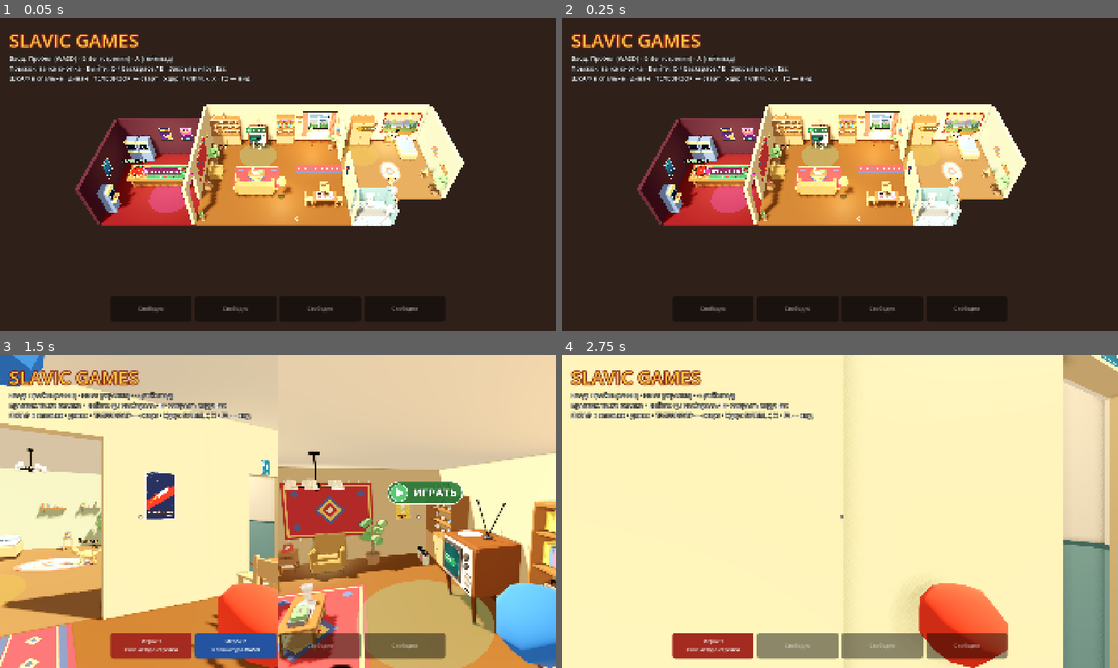
Above: before the commit, frames 1-4 (two rows, left to right).
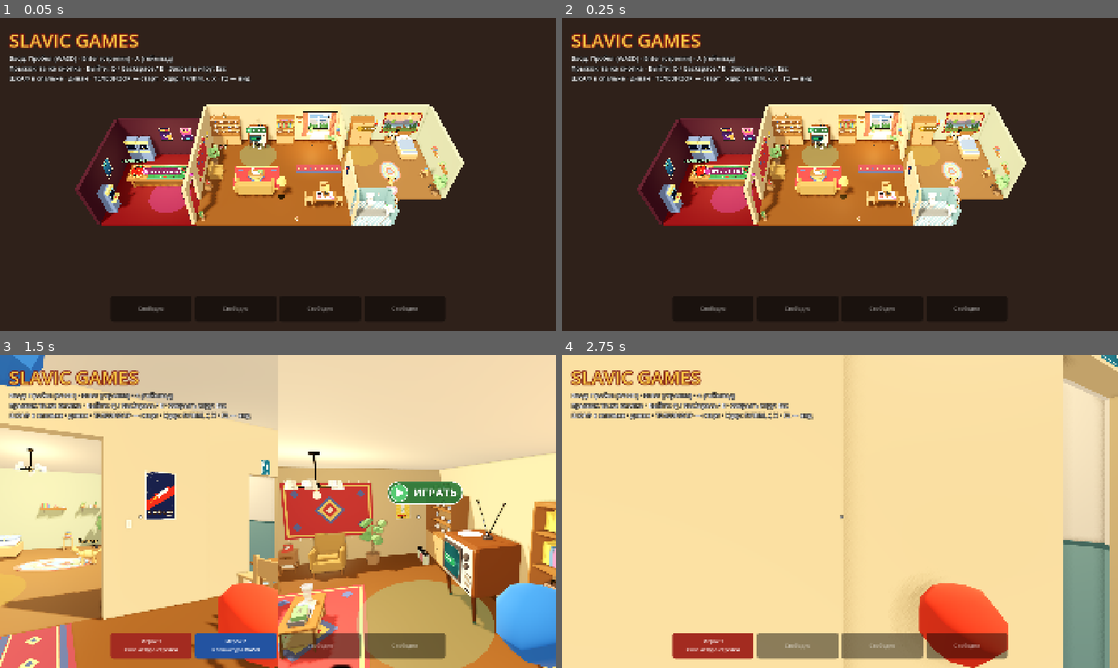
Above: after the commit, the same moments.

Repository: Gabrie1code/slavic-games
Game: Godot game, scene res://scenes/lobby/local_lobby.tscn
Same seed, same stepped clock (60 frames per second), same inputs: the game is played once before the commit and once after it. Sound files missing from this copy of the repository are replaced by a short silence.
Inputs (mouse positions are in pixels of both pictures, inside the frame that each line leads up to):
- Up to frame 1 (0.05 s): no input
- Up to frame 2 (0.25 s): no input
- Up to frame 3 (1.5 s): tap Enter (menu_arrow_confirm) at 0.5 s; move the mouse to (400, 495) at 0.52 s; hold Right (menu_arrow_right) 0.53-1.28 s; tap Keypad Enter at 0.6 s; click (400, 495) at 0.67 s; tap Space at 0.77, 1.07 s; move the mouse to (250, 511) at 1.27 s; hold Up (menu_arrow_up) from 1.28 s (still down); tap E at 1.35 s
- Up to frame 4 (2.75 s): keep holding Up (menu_arrow_up); tap Space at 1.52, 1.82 s; move the mouse to (851, 505) at 2.02 s; tap Q at 2.1 s

The runs differ from the first frame. In frame 1, 15% of the frame differs, in the area x 13-84%, y 27-67%; in frame 2, 14%; in frame 3, 28%; in frame 4, 80%, in the area x 0-100%, y 0-100%.

Commit message:
Лобби: свет по времени суток — днём лампы выключены (можно включить), вечером горят (можно выключить на время); люстры с выключателями, ночник на ПКМ, солнце вечером слабее
Co-Authored-By: Claude Opus 5.5 <noreply@anthropic.com>
Claude-Session: https://claude.ai/code/session_01D8uwbRJurrt4bqrYm2joHC

Diff:
--- a/scenes/lobby/apartment.gd
+++ b/scenes/lobby/apartment.gd
@@ -57,8 +57,9 @@
 const RUBGAME_ZONE := Vector3(-7.9, 0, 1.45)
 const PHONE_TABLE_POS := Vector3(-5.55, 0, 0.85)
 const LAMP_ENERGY := 1.3
-const LAMP_BACK := 8.0
-const LAMP_FADE := 1.5
+## Выключатели люстр — на перегородке у двери в спальню (со стороны гостиной и спальни).
+const LIVING_SWITCH := Vector3(PARTITION_X - 0.09, 1.25, 0.15)
+const BEDROOM_SWITCH := Vector3(PARTITION_X + 0.09, 1.25, 0.15)
 const SPAWNS: Array[Vector3] = [
 	Vector3(-0.3, 0.3, -1.2), Vector3(0.9, 0.3, -1.2),
 	Vector3(-0.3, 0.3, -2.4), Vector3(0.9, 0.3, -2.4),
@@ -76,12 +77,15 @@
 var seats: Array[Dictionary] = []
 ## Стол рулетки (крутится сам каждые 20 секунд).
 var rubgame_table: RubgameTable
-## Граммофон (играет три ноты) и торшер (включается; повалили — гаснет).
+## Граммофон (играет три ноты) и торшер (повалили — гаснет).
 var gramophone: Tippable
 var floor_lamp: Tippable
-## Торшер включён (горит, только пока стоит на месте). Выключили кнопкой — через LAMP_BACK сек
-## сам включается и плавно разгорается (как восстанавливается разбитая посуда).
-var lamp_on := true
+## Свет зависит от времени суток (LobbyLamp): днём не горит, вечером горит; кнопкой — наоборот
+## на 20 сек. Торшер, ночник и люстры (у люстр — выключатели на стене: {"lamp", "switch"}).
+var floor_lamp_light: LobbyLamp
+var night_lamp_light: LobbyLamp
+var chandeliers: Array[Dictionary] = []
+var window_view: WindowView
 ## Тумбочка в спальне: ящик с баллончиком.
 var nightstand: Nightstand
 ## Дисковый телефон (гостиная, у двери в игровую) и кот.
@@ -94,16 +98,12 @@
 ## Пульт от телевизора (лежит на диване, его можно взять и бросить).
 var tv_remote: TvRemote
 
-var _lamp_light: OmniLight3D
-var _lamp_glow: MeshInstance3D
-var _lamp_glow_mat: StandardMaterial3D
-var _lamp_level := 1.0 # 0 — не горит, 1 — горит в полную силу
-var _lamp_back_at := 0.0
-## Ночник на тумбочке в спальне: горит всегда; разбили — не светит, пока не восстановится.
-var _night_lamp: Breakable
-var _night_light: OmniLight3D
-var _night_bulb_mat: StandardMaterial3D
+## Ночник на тумбочке в спальне; разбили — не светит, пока не восстановится.
+var night_lamp: Breakable
 var _night_bulb: MeshInstance3D
+## Солнце в комнате (DirectionalLight лобби): вечером слабее, чтобы был виден свет ламп.
+var _sun: DirectionalLight3D
+var _sun_energy := 1.0
 var _time := 0.0
 ## Модель окна гостиной (у неё прячем «небо», чтобы видеть вид за проёмом).
 var _last_window: Node3D
@@ -272,7 +272,7 @@
 	_place(_model("wall_carpet"), Vector3(LEFT_X + 0.08, 0.85, -0.3)).rotation_degrees.y = 90.0
 	floor_lamp = _tippable("floor_lamp", Vector3(0.5, 1.75, 0.5), 0.88, Vector3(-1.0, 0, 1.45), 6.0)
 	_build_lamp_light()
-	_no_shadow(_place(_model("chandelier"), Vector3(-2.4, 0, -0.6))) # странная тень на полу
+	_chandelier(Vector3(-2.4, 0, -0.6), LIVING_SWITCH, -PI / 2)
 
 	# Обеденный стол у перегородки: варенье, ваза, книги; стулья и табурет падают.
 	var dining := Vector3(1.6, 0, 2.0)
@@ -308,7 +308,7 @@
 	nightstand = Nightstand.new()
 	nightstand.position = stand_pos
 	add_child(nightstand)
-	_night_lamp = _breakable("table_lamp", stand_pos + Vector3(0, 0.6, 0),
+	night_lamp = _breakable("table_lamp", stand_pos + Vector3(0, 0.6, 0),
 		[Color("2a7040"), Color("c0a050")], 0.4)
 	_build_night_light()
 	_place(_model("floor_rug_oval"), Vector3(6.3, 0.005, -0.8)).rotation_degrees.y = 90.0
@@ -316,89 +316,90 @@
 	_tippable("stool", Vector3(0.36, 0.47, 0.36), 0.24, Vector3(8.4, 0, -0.4), 2.0)
 	_breakable("book_stack_tall", Vector3(8.4, 0.47, -0.4),
 		[Color("992018"), Color("cc9918"), Color("26262e"), Color("4d8c99")], 0.4)
-	_no_shadow(_place(_model("chandelier"), Vector3(6.2, 0, -1.4)))
+	_chandelier(Vector3(6.2, 0, -1.4), BEDROOM_SWITCH, PI / 2)
 
 
 func _process(delta: float) -> void:
 	_time += delta
-	# Задели торшер (даже чуть сдвинули) — он гаснет, как от кнопки, и загорается только через
-	# LAMP_BACK сек после того, как встал на место. Раньше от толчка свет мигал и вспыхивал.
-	if not floor_lamp.is_at_home():
-		lamp_on = false
-		_lamp_back_at = _time + LAMP_BACK
-	elif not lamp_on and _time >= _lamp_back_at:
-		lamp_on = true
-	# Гаснет сразу, разгорается плавно.
-	var target := 1.0 if lamp_on else 0.0
-	if target < _lamp_level:
-		_lamp_level = target
-	else:
-		_lamp_level = move_toward(_lamp_level, target, delta / LAMP_FADE)
-	_lamp_light.light_energy = LAMP_ENERGY * _lamp_level
-	_lamp_light.visible = _lamp_level > 0.01
-	_lamp_glow_mat.albedo_color = Color(0.3, 0.27, 0.22).lerp(Color(1.0, 0.92, 0.7), _lamp_level)
-	var night_lit := not _night_lamp.is_broken()
-	_night_light.visible = night_lit
-	# Разбитый ночник — лампочки нет совсем (раньше в воздухе оставался серый кружок).
-	_night_bulb.visible = night_lit
-
-
-## Торшер горит в полную силу (только тогда его можно выключить).
-func lamp_lit() -> bool:
-	return _lamp_level > 0.99
-
-
-## Выключить торшер кнопкой: гаснет и через LAMP_BACK сек плавно загорается снова.
-func turn_off_lamp() -> void:
-	lamp_on = false
-	_lamp_back_at = _time + LAMP_BACK
+	var dark := window_view.is_dark()
+	# Торшер горит, только пока стоит на месте; ночник — пока не разбит.
+	floor_lamp_light.update(delta, dark, floor_lamp.is_at_home())
+	var night_ok := not night_lamp.is_broken()
+	night_lamp_light.update(delta, dark, night_ok)
+	_night_bulb.visible = night_ok # разбитый — без «висящей в воздухе» лампочки
+	for chandelier in chandeliers:
+		(chandelier["lamp"] as LobbyLamp).update(delta, dark, true)
+	# Солнце в комнате вечером и ночью слабее (но не до темноты — играть должно быть видно).
+	if _sun == null:
+		_sun = get_parent().get_node_or_null("Sun") as DirectionalLight3D
+		_sun_energy = _sun.light_energy if _sun else 1.0
+	if _sun:
+		_sun.light_energy = _sun_energy * lerpf(0.4, 1.0, window_view.daylight())
 
 
 ## Лампочка под зелёным абажуром ночника.
 func _build_night_light() -> void:
-	_night_light = OmniLight3D.new()
-	_night_light.light_color = Color(1.0, 0.82, 0.55)
-	_night_light.light_energy = 0.9
-	_night_light.omni_range = 2.6
-	_night_light.position = Vector3(0, 0.3, 0)
-	_night_lamp.add_child(_night_light)
+	var light := _warm_light(0.9, 2.6, Vector3(0, 0.3, 0))
+	night_lamp.add_child(light)
+	var bulb_mat := _bulb_mat()
+	_night_bulb = _bulb(0.04, Vector3(0, 0.29, 0), bulb_mat)
+	night_lamp.add_child(_night_bulb)
+	night_lamp_light = LobbyLamp.new(light, bulb_mat)
+
+
+## Лампочка под абажуром торшера: тёплый свет и светящийся шарик.
+func _build_lamp_light() -> void:
+	# Без теней: абажур отбрасывал резкий восьмиугольник света на пол («кривое свечение»).
+	var light := _warm_light(LAMP_ENERGY, 4.0, Vector3(0, 1.4, 0))
+	light.omni_attenuation = 1.5 # мягче к краю
+	floor_lamp.add_child(light)
+	var bulb_mat := _bulb_mat()
+	floor_lamp.add_child(_bulb(0.07, Vector3(0, 1.45, 0), bulb_mat))
+	floor_lamp_light = LobbyLamp.new(light, bulb_mat)
+
+
+## Люстра под потолком со своим светом и выключатель на стене (yaw — куда смотрит выключатель).
+func _chandelier(pos: Vector3, switch_pos: Vector3, switch_yaw: float) -> void:
+	_no_shadow(_place(_model("chandelier"), pos)) # странная тень на полу
+	var light := _warm_light(1.4, 5.5, pos + Vector3(0, 2.3, 0))
+	add_child(light)
+	var bulb_mat := _bulb_mat()
+	add_child(_bulb(0.06, pos + Vector3(0, 2.38, 0), bulb_mat))
+	var plate := _box(Vector3(0.08, 0.12, 0.02), Vector3.ZERO, _mat(Color("efe6d2"), 0.5))
+	var key := _box(Vector3(0.03, 0.05, 0.015), Vector3(0, 0, 0.015), _mat(Color("d9cfb8"), 0.5))
+	key.reparent(plate, false)
+	plate.position = switch_pos
+	plate.rotation.y = switch_yaw
+	chandeliers.append({"lamp": LobbyLamp.new(light, bulb_mat), "switch": switch_pos})
+
+
+func _warm_light(energy: float, light_range: float, pos: Vector3) -> OmniLight3D:
+	var light := OmniLight3D.new()
+	light.light_color = Color(1.0, 0.82, 0.55)
+	light.light_energy = energy
+	light.omni_range = light_range
+	light.shadow_enabled = false
+	light.position = pos
+	return light
+
+
+func _bulb_mat() -> StandardMaterial3D:
+	var mat := StandardMaterial3D.new()
+	mat.shading_mode = BaseMaterial3D.SHADING_MODE_UNSHADED
+	return mat
+
+
+## Светящаяся лампочка-шарик (цвет — от LobbyLamp: горит / не горит).
+func _bulb(radius: float, pos: Vector3, mat: StandardMaterial3D) -> MeshInstance3D:
 	var bulb := MeshInstance3D.new()
 	var sphere := SphereMesh.new()
-	sphere.radius = 0.04
-	sphere.height = 0.08
+	sphere.radius = radius
+	sphere.height = radius * 2.0
 	bulb.mesh = sphere
-	_night_bulb_mat = StandardMaterial3D.new()
-	_night_bulb_mat.shading_mode = BaseMaterial3D.SHADING_MODE_UNSHADED
-	bulb.material_override = _night_bulb_mat
+	bulb.material_override = mat
 	bulb.cast_shadow = GeometryInstance3D.SHADOW_CASTING_SETTING_OFF
-	bulb.position = Vector3(0, 0.29, 0)
-	_night_bulb_mat.albedo_color = Color(1.0, 0.92, 0.7)
-	_night_lamp.add_child(bulb)
-	_night_bulb = bulb
-
-
-## Лампочка под абажуром торшера: тёплый свет и светящийся шарик.
-func _build_lamp_light() -> void:
-	_lamp_light = OmniLight3D.new()
-	_lamp_light.light_color = Color(1.0, 0.82, 0.55)
-	_lamp_light.light_energy = LAMP_ENERGY
-	_lamp_light.omni_range = 4.0
-	# Без теней: абажур отбрасывал резкий восьмиугольник света на пол («кривое свечение»).
-	_lamp_light.shadow_enabled = false
-	_lamp_light.omni_attenuation = 1.5 # мягче к краю
-	_lamp_light.position = Vector3(0, 1.4, 0)
-	floor_lamp.add_child(_lamp_light)
-	_lamp_glow = MeshInstance3D.new()
-	var bulb := SphereMesh.new()
-	bulb.radius = 0.07
-	bulb.height = 0.14
-	_lamp_glow.mesh = bulb
-	_lamp_glow_mat = StandardMaterial3D.new()
-	_lamp_glow_mat.shading_mode = BaseMaterial3D.SHADING_MODE_UNSHADED
-	_lamp_glow_mat.albedo_color = Color(1.0, 0.92, 0.7)
-	_lamp_glow.material_override = _lamp_glow_mat
-	_lamp_glow.position = Vector3(0, 1.45, 0)
-	floor_lamp.add_child(_lamp_glow)
+	bulb.position = pos
+	return bulb
 
 
 # ---------------- Вид из окна ----------------
@@ -428,6 +429,7 @@
 	var outside := WindowView.new()
 	outside.position = Vector3(center_x, 0, BACK_Z - 0.2)
 	add_child(outside)
+	window_view = outside
 	# Сверху (общая камера) — прежняя плоская картинка прямо за проёмом.
 	var flat := MeshInstance3D.new()
 	var flat_mesh := QuadMesh.new()
--- a/scenes/lobby/lobby_gadgets.gd
+++ b/scenes/lobby/lobby_gadgets.gd
@@ -13,6 +13,7 @@
 const LOOK_ANGLE := 50.0
 const GRAMOPHONE_RADIUS := 1.4
 const LAMP_RADIUS := 1.2
+const SWITCH_RADIUS := 1.0
 const ARCADE_RADIUS := 1.1
 const TOILET_RADIUS := 1.2
 const SINK_RADIUS := 1.0
@@ -162,7 +163,7 @@
 ## Каждый кадр для держащего баллончик: «бросить» (G) — бросить; второе действие (ПКМ) — цвет;
 ## зажат удар — красить туда, куда смотрит прицел (camera — камера от первого лица, null — вид
 ## сверху: тогда «прицел» — прямо перед персонажем). view_can — баллончик «в кадре».
-func process_can_holder(p: PlayerData, camera: Camera3D, view_can: Node3D) -> void:
+func _process_can_holder(p: PlayerData, camera: Camera3D, view_can: Node3D) -> void:
 	var can: SprayCan = _held_cans[p.id]
 	var character: PlayerCharacter = characters[p.id]
 	if p.input.is_just_pressed("drop"):
@@ -222,7 +223,7 @@
 ## Каждый кадр для того, у кого что-то в руке.
 func process_hand(p: PlayerData, camera: Camera3D, view_can: Node3D) -> void:
 	if holds_can(p):
-		process_can_holder(p, camera, view_can)
+		_process_can_holder(p, camera, view_can)
 	elif holds_sponge(p):
 		_process_sponge(p, camera)
 	elif holds_remote(p):
@@ -241,7 +242,7 @@
 ## Подсказки тому, у кого что-то в руке.
 func hand_hint(p: PlayerData) -> Array[Dictionary]:
 	if holds_can(p):
-		return can_holder_hint(p)
+		return _can_holder_hint(p)
 	if holds_remote(p):
 		var remote_entries: Array[Dictionary] = [entry(drop_key(p), "Бросить пульт")]
 		return remote_entries
@@ -325,7 +326,7 @@
 		if sink == null or sink.sponge != null:
 			return false
 		var sponge: Sponge = _held_sponges[p.id]
-		release_sponge_quietly(p)
+		_release_sponge_quietly(p)
 		sink.return_sponge(sponge)
 		characters[p.id].set_arm_angle(PlayerCharacter.ARM_DOWN, 0.2)
 		return true
@@ -349,7 +350,7 @@
 
 
 ## Убрать губку из руки без броска (её кладут на раковину).
-func release_sponge_quietly(p: PlayerData) -> void:
+func _release_sponge_quietly(p: PlayerData) -> void:
 	if _view_sponges.has(p.id):
 		(_view_sponges[p.id] as Node).queue_free()
 		_view_sponges.erase(p.id)
@@ -430,7 +431,7 @@
 
 
 ## Подсказка держащему баллончик (добавляется к остальным).
-func can_holder_hint(p: PlayerData) -> Array[Dictionary]:
+func _can_holder_hint(p: PlayerData) -> Array[Dictionary]:
 	if not holds_can(p):
 		return _no_hint()
 	return [entry(attack_key(p), "Красить (зажать)"), entry(secondary_key(p), "Сменить цвет"),
@@ -481,7 +482,42 @@
 	var result: Array[Dictionary] = []
 	if text != "":
 		result.append(entry(confirm_key(p), text, disabled))
+	if not apartment.night_lamp.is_broken(): # ночник на тумбочке — на вторую кнопку
+		var lit := apartment.night_lamp_light.is_on()
+		result.append(entry(secondary_key(p), "Выключить ночник" if lit else "Включить ночник"))
 	return result
+
+
+## Вторая кнопка (ПКМ) с пустой рукой: у тумбочки — ночник. true — нажатие использовано.
+func try_secondary(p: PlayerData) -> bool:
+	if hand_busy(p) or apartment.night_lamp.is_broken():
+		return false
+	if not _near(p, apartment.nightstand.front_point(), NIGHTSTAND_RADIUS):
+		return false
+	apartment.night_lamp_light.toggle()
+	return true
+
+
+## Торшер и выключатели люстр: днём свет включают, вечером выключают (на время, см. LobbyLamp).
+func _light_hint(p: PlayerData) -> Array[Dictionary]:
+	var result: Array[Dictionary] = []
+	if _near_tippable(p, apartment.floor_lamp, LAMP_RADIUS):
+		var lamp_on := apartment.floor_lamp_light.is_on()
+		result.append(entry(confirm_key(p), "Выключить торшер" if lamp_on else "Включить торшер"))
+		return result
+	var chandelier := _near_switch(p)
+	if chandelier:
+		var lit := chandelier.is_on()
+		result.append(entry(confirm_key(p), "Выключить свет" if lit else "Включить свет"))
+	return result
+
+
+## Выключатель люстры, к которому подошли лицом (null — нет рядом).
+func _near_switch(p: PlayerData) -> LobbyLamp:
+	for chandelier in apartment.chandeliers:
+		if _near(p, chandelier["switch"], SWITCH_RADIUS):
+			return chandelier["lamp"]
+	return null
 
 
 ## Пустая подсказка. Именно типизированный массив: `return []` Godot 4.7 возвращает как
@@ -538,13 +574,17 @@
 	return false
 
 
-## Торшер, ночник, игровые автоматы — «щёлкнуть выключателем». true — нажатие использовано.
+## Торшер, люстры, раковина, туалет, игровые автоматы — «щёлкнуть выключателем».
+## true — нажатие использовано.
 func _use_switch(p: PlayerData) -> bool:
 	var arcade := _near_arcade(p)
 	var toilet := _near_toilet(p)
 	var sink := _near_sink(p)
-	if _near_tippable(p, apartment.floor_lamp, LAMP_RADIUS) and apartment.lamp_lit():
-		apartment.turn_off_lamp()
+	var chandelier := _near_switch(p)
+	if _near_tippable(p, apartment.floor_lamp, LAMP_RADIUS):
+		apartment.floor_lamp_light.toggle()
+	elif chandelier:
+		chandelier.toggle()
 	elif sink and sink.can_use(p):
 		sink.use(p, characters[p.id])
 	elif toilet and toilet.can_flush():
@@ -581,9 +621,9 @@
 func _furniture_hint(p: PlayerData) -> Array[Dictionary]:
 	if _near_tippable(p, apartment.gramophone, GRAMOPHONE_RADIUS):
 		return [entry(confirm_key(p), "Завести граммофон", not _gramophone_ready())]
-	# Выключенный торшер «чинится» сам — кнопки нет, пока снова не загорится.
-	if _near_tippable(p, apartment.floor_lamp, LAMP_RADIUS) and apartment.lamp_lit():
-		return [entry(confirm_key(p), "Выключить торшер")]
+	var light_entries := _light_hint(p)
+	if not light_entries.is_empty():
+		return light_entries
 	var can_entries := _can_hint(p)
 	if not can_entries.is_empty():
 		return can_entries
--- a/scenes/lobby/local_lobby.gd
+++ b/scenes/lobby/local_lobby.gd
@@ -251,6 +251,8 @@
 			_gadgets.process_hand(p, view.get("camera"), view.get("can")) # баллончик / губка
 		elif p.input.is_just_pressed("attack") and (running or not _gadgets.try_attack_use(p)):
 			_punch(p) # у раковины удар берёт губку (try_attack_use), иначе — кулак
+		elif p.input.is_just_pressed("secondary") and not running:
+			_gadgets.try_secondary(p) # ПКМ у тумбочки — ночник
 		if act and _gadgets.can_use_toilet(p):
 			_open_room(p, ToiletScreen.new().setup_for(p, character, _apartment.toilet_room.toilet))
 			continue
--- /dev/null
+++ b/scenes/lobby/props/lobby_lamp.gd
@@ -0,0 +1,56 @@
+class_name LobbyLamp
+extends RefCounted
+## Светильник квартиры, который зависит от времени суток за окном (WindowView.is_dark):
+## утром и днём сам не горит — кнопкой можно включить на OVERRIDE_TIME сек; вечером и ночью
+## горит — кнопкой можно выключить на то же время. Нажать ещё раз — сразу вернуть как было.
+## Гаснет сразу, загорается плавно (FADE сек). Повален или разбит — не горит.
+
+const OVERRIDE_TIME := 20.0
+const FADE := 1.5
+const BULB_OFF := Color(0.3, 0.27, 0.22)
+const BULB_ON := Color(1.0, 0.92, 0.7)
+
+## 0 — не горит, 1 — горит в полную силу.
+var level := 0.0
+
+var _light: OmniLight3D
+var _energy := 1.0
+var _bulb_mat: StandardMaterial3D
+var _override_left := 0.0
+var _was_dark := false
+
+
+func _init(light: OmniLight3D, bulb_mat: StandardMaterial3D) -> void:
+	_light = light
+	_energy = light.light_energy
+	_bulb_mat = bulb_mat
+	_apply()
+
+
+## dark — на улице вечер/ночь; available — светильник цел и стоит на месте.
+func update(delta: float, dark: bool, available: bool) -> void:
+	_override_left = maxf(0.0, _override_left - delta)
+	if dark != _was_dark: # наступил вечер / утро — ручное включение-выключение сбрасывается
+		_was_dark = dark
+		_override_left = 0.0
+	if not available:
+		_override_left = 0.0
+	var on := available and (dark != (_override_left > 0.0))
+	var target := 1.0 if on else 0.0
+	level = target if target < level else move_toward(level, target, delta / FADE)
+	_apply()
+
+
+## Нажали кнопку: включить днём / выключить вечером на время (повторно — отменить).
+func toggle() -> void:
+	_override_left = 0.0 if _override_left > 0.0 else OVERRIDE_TIME
+
+
+func is_on() -> bool:
+	return level > 0.5
+
+
+func _apply() -> void:
+	_light.light_energy = _energy * level
+	_light.visible = level > 0.01
+	_bulb_mat.albedo_color = BULB_OFF.lerp(BULB_ON, level)
--- a/scenes/lobby/window_view.gd
+++ b/scenes/lobby/window_view.gd
@@ -138,6 +138,24 @@
 	_sky_mat.set_shader_parameter("moon_alpha", clampf(moon_up * 6.0, 0.0, 1.0))
 
 
+## На улице вечер или ночь — в квартире пора включать свет (LobbyLamp).
+func is_dark() -> bool:
+	return hour >= 19.5 or hour < 6.5
+
+
+## Насколько светло на улице (1 — день, 0 — ночь): для солнца в комнате.
+func daylight() -> float:
+	var a: Array = DAY_KEYS[0]
+	var b: Array = DAY_KEYS[1]
+	for i in DAY_KEYS.size() - 1:
+		if hour >= float(DAY_KEYS[i][0]) and hour <= float(DAY_KEYS[i + 1][0]):
+			a = DAY_KEYS[i]
+			b = DAY_KEYS[i + 1]
+			break
+	var t := smoothstep(0.0, 1.0, inverse_lerp(float(a[0]), float(b[0]), hour))
+	return 1.0 - lerpf(float(a[5]), float(b[5]), t)
+
+
 ## Точка дуги на небе (t: 0 — восход слева, 1 — закат справа) в UV квадрата неба.
 func _arc_uv(t: float, peak: float) -> Vector2:
 	var x := lerpf(-40.0, 40.0, t)
Not shown, changed: docs/PROJECT_LOG.md
